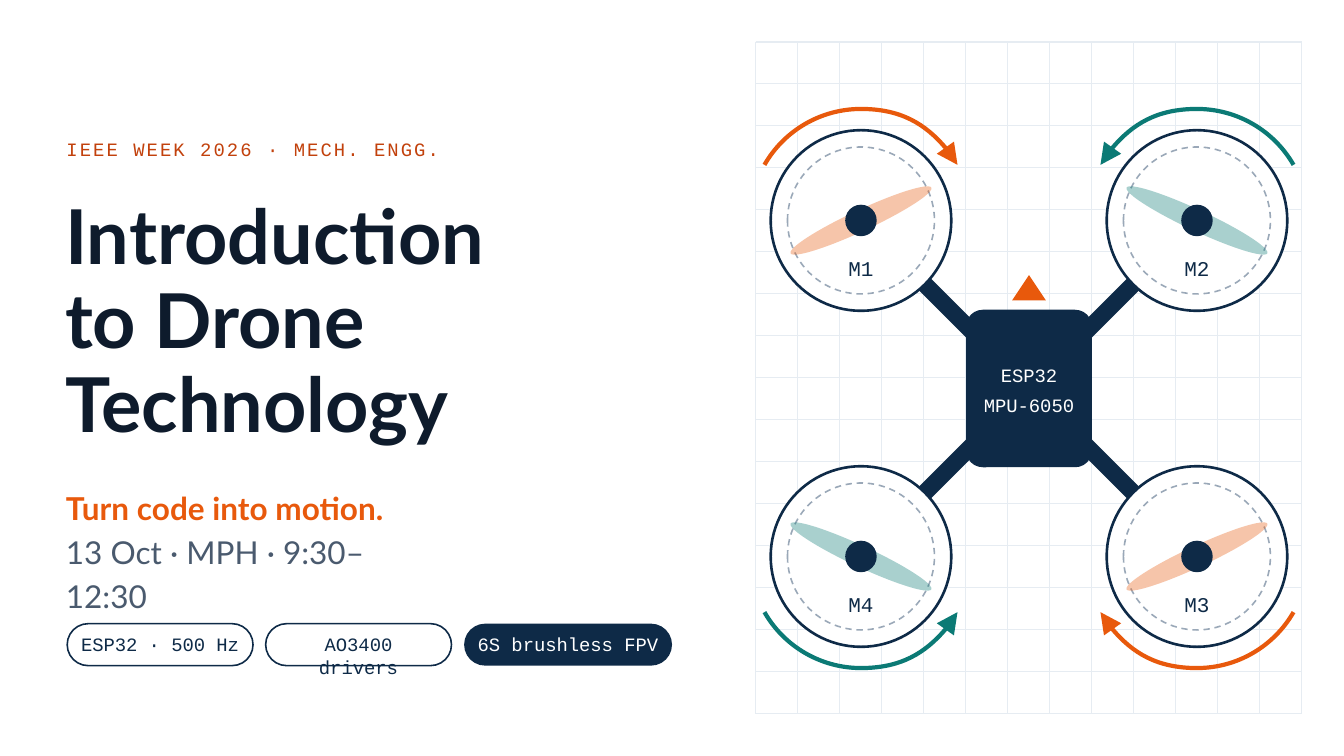
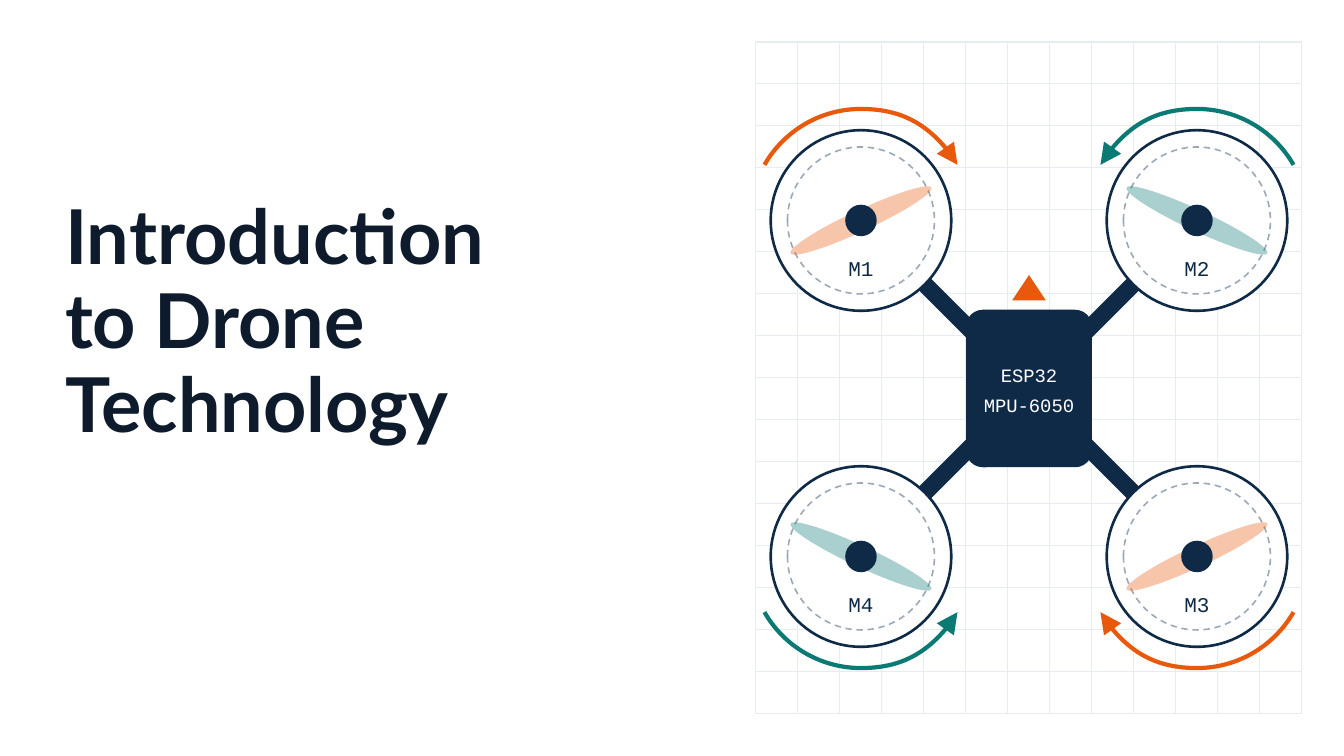
Before and after one commit to ara-aras/esp32-mini-drone, a slide deck: slide 1 of PPT/Drone_Workshop_v2.pptx. Drawn at 1344x756 pixels with LibreOffice and Linux fonts; fonts in the diff are those of the drawing. Boxes give left, top, right and bottom in pixels: in the first picture for what was removed or moved away, otherwise in the second. Text is boxed around its words. In the diff, an @@ line names an element or a change of style, - is before the commit and + after.

```diff
--- a/PPT/Drone_Workshop_v2.pptx
+++ b/PPT/Drone_Workshop_v2.pptx
@@ text removed at (66, 143, 439, 156) @@
-IEEE WEEK 2026 · MECH. ENGG.
@@ text removed at (66, 496, 383, 609) @@
-Turn code into motion.
-13 Oct · MPH · 9:30–12:30
@@ group removed at (68, 624, 671, 675): 3 rounded rectangles, 3 texts @@
-ESP32 · 500 Hz
-AO3400 drivers
-6S brushless FPV
```
Also in this commit, not shown: 20 other slides changed, 4 slides added.
